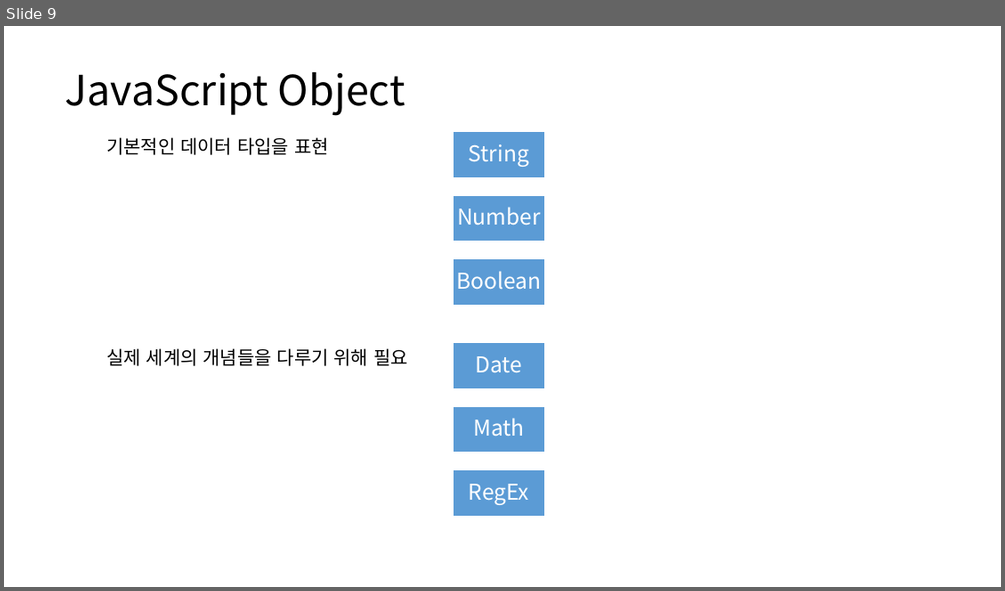
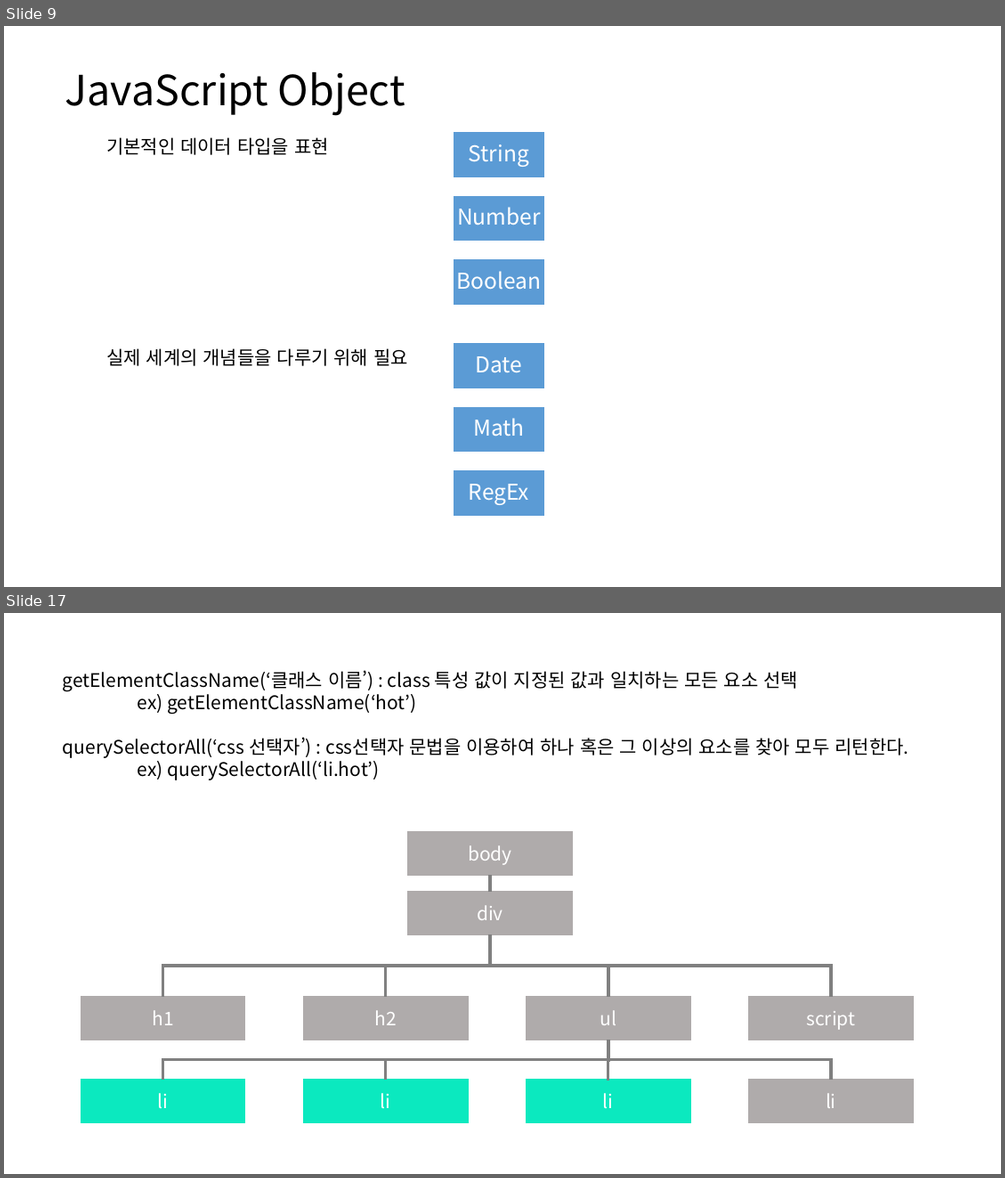
Before and after one commit to lhs501/2020ajax, a slide deck: ch1.pptx. Shown one above the other, each under a label of ours: slide 9 before the commit, slides 9 and 17 after it; the slides between them are not shown. The pictures are 1005x591 and 1005x1178 pixels, drawn with LibreOffice and Linux fonts; fonts in the diff are those of the drawing. Boxes give left, top, right and bottom in pixels: in the first picture for what was removed or moved away, otherwise in the second. Text is boxed around its words. In the diff, an @@ line names an element or a change of style, - is before the commit and + after.

```diff
--- a/ch1.pptx
+++ b/ch1.pptx
@@ slide 17 added at (4,613,1001,1174), background #FFFFFF @@
@@ text added at (63,670,908,780), 18 pt, text #000000 @@
+getElementClassName(‘클래스 이름’) : class 특성 값이 지정된 값과 일치하는 모든 요소 선택
+ex) getElementClassName(‘hot’)
+querySelectorAll(‘css 선택자’) : css선택자 문법을 이용하여 하나 혹은 그 이상의 요소를 찾아 모두 리턴한다.
+ex) querySelectorAll(‘li.hot’)
@@ rectangle added at (408,832,573,876), fill #AFABAB, outline #AFABAB 1 pt, 18 pt, text #FFFFFF @@
+body
@@ line added from (490, 875) to (490, 892), #808080 3 pt @@
@@ rectangle added at (408,892,573,935), fill #AFABAB, outline #AFABAB 1 pt, 18 pt, text #FFFFFF @@
+div
@@ elbow line added from (163, 997) to (490, 934), #808080 3 pt @@
@@ elbow line added from (386, 997) to (490, 934), #808080 3 pt @@
@@ elbow line added from (608, 997) to (490, 934), #808080 3 pt @@
@@ elbow line added from (831, 997) to (490, 934), #808080 3 pt @@
@@ rectangle added at (81,997,245,1040), fill #AFABAB, outline #AFABAB 1 pt, 18 pt, text #FFFFFF @@
+h1
@@ rectangle added at (303,997,468,1040), fill #AFABAB, outline #AFABAB 1 pt, 18 pt, text #FFFFFF @@
+h2
@@ rectangle added at (526,997,690,1040), fill #AFABAB, outline #AFABAB 1 pt, 18 pt, text #FFFFFF @@
+ul
@@ rectangle added at (749,997,914,1040), fill #AFABAB, outline #AFABAB 1 pt, 18 pt, text #FFFFFF @@
+script
@@ elbow line added from (163, 1079) to (608, 1039), #808080 3 pt @@
@@ elbow line added from (386, 1079) to (608, 1039), #808080 3 pt @@
@@ elbow line added from (831, 1079) to (608, 1039), #808080 3 pt @@
@@ elbow line added from (607, 1080) to (609, 1040), #808080 3 pt @@
@@ rectangle added at (81,1079,245,1123), fill #0BE9BF, outline #0BE9BF 1 pt, 18 pt, text #FFFFFF @@
+li
@@ rectangle added at (303,1079,468,1123), fill #0BE9BF, outline #0BE9BF 1 pt, 18 pt, text #FFFFFF @@
+li
@@ rectangle added at (526,1079,690,1123), fill #0BE9BF, outline #0BE9BF 1 pt, 18 pt, text #FFFFFF @@
+li
@@ rectangle added at (749,1079,914,1123), fill #AFABAB, outline #AFABAB 1 pt, 18 pt, text #FFFFFF @@
+li
```
Also in this commit, not shown: 8 slides changed, 4 other slides added.
